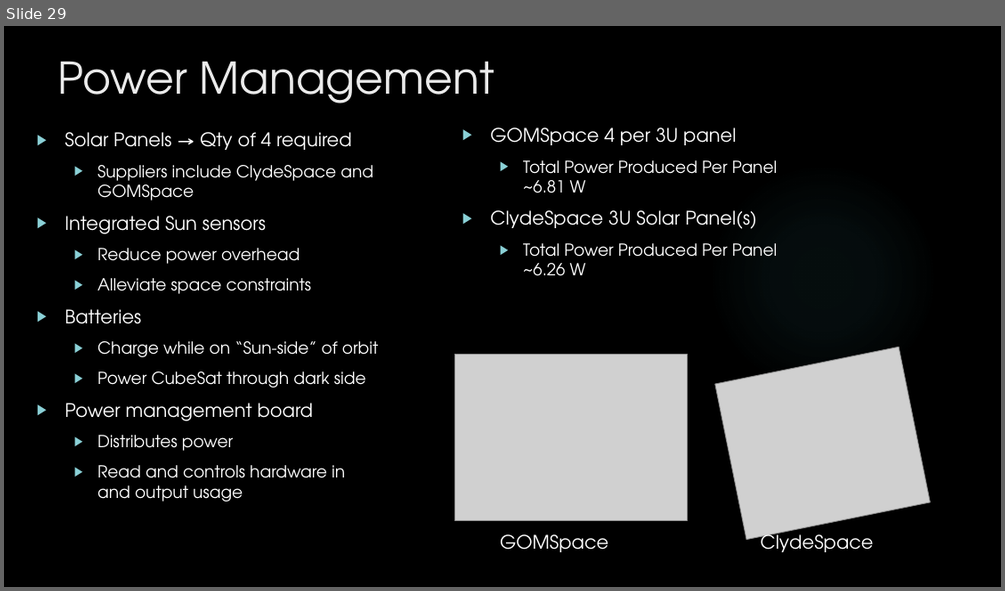
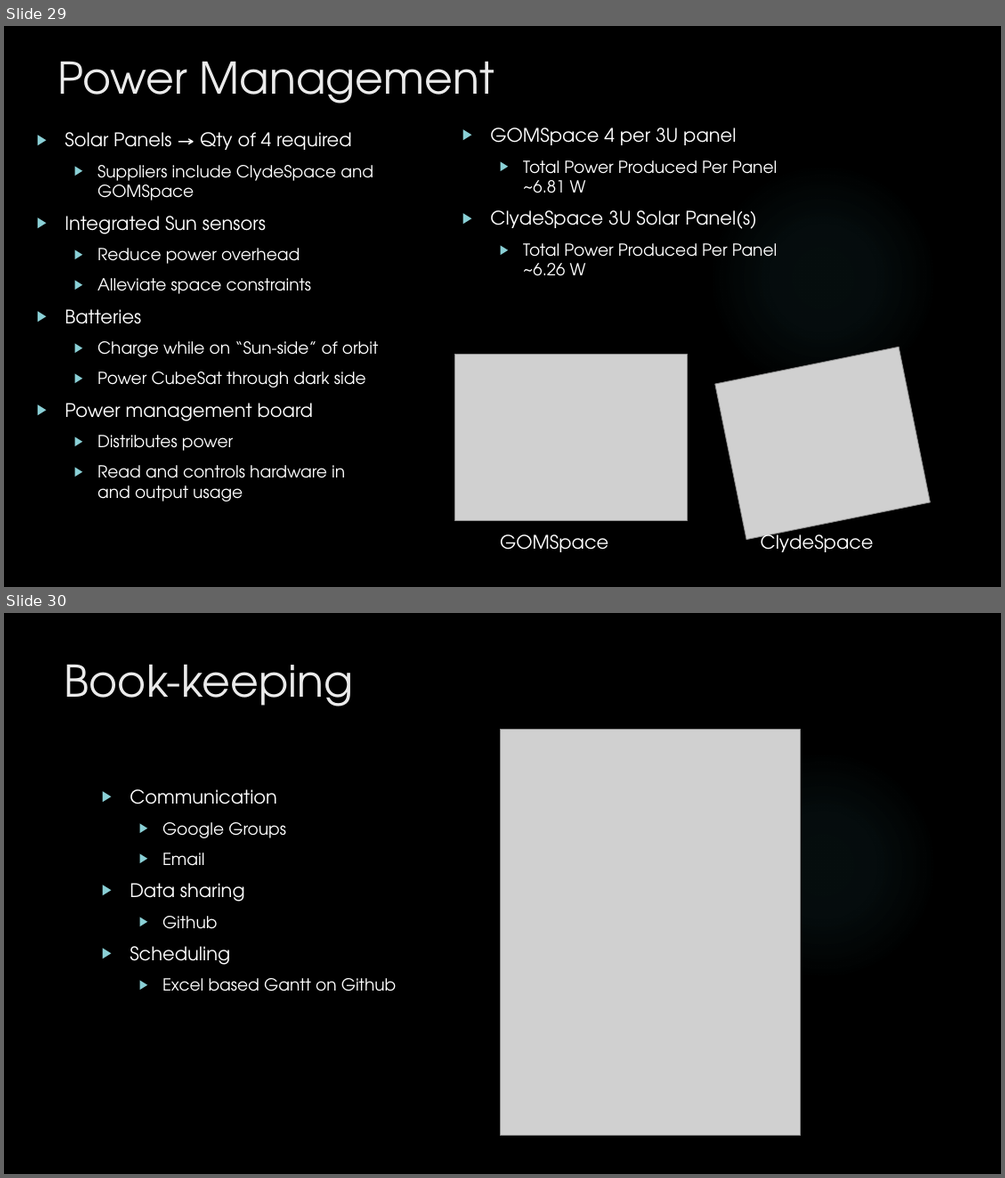
Before and after one commit to HASP-UMN/CubeSat, a slide deck: Presentations/PDR_Presentation.pptx. Shown one above the other, each under a label of ours: slide 29 before the commit, slides 29 and 30 after it. The pictures are 1005x591 and 1005x1178 pixels, drawn with LibreOffice and Linux fonts; fonts in the diff are those of the drawing; grey boxes stand for pictures; background and template pictures are left out. Boxes give left, top, right and bottom in pixels: in the first picture for what was removed or moved away, otherwise in the second. Text is boxed around its words. In the diff, an @@ line names an element or a change of style, - is before the commit and + after.

```diff
--- a/Presentations/PDR_Presentation.pptx
+++ b/Presentations/PDR_Presentation.pptx
@@ slide 30 added at [4,613,1001,1174], background picture (left out); not listed: 1 template element that a slide beside it also shows @@
@@ title added at [65,664,353,706], 42 pt, text #EBEBEB @@
+Book-keeping
@@ picture added at [500,730,801,1135] @@
@@ text added at [129,789,396,991], 16 pt, text #FFFFFF @@
+▶ Communication
+  ▶ Google Groups
+  ▶ Email
+▶ Data sharing
+  ▶ Github
+▶ Scheduling
+  ▶ Excel based Gantt on Github
```
Also in this commit, not shown: 8 slides changed, 1 other file.
